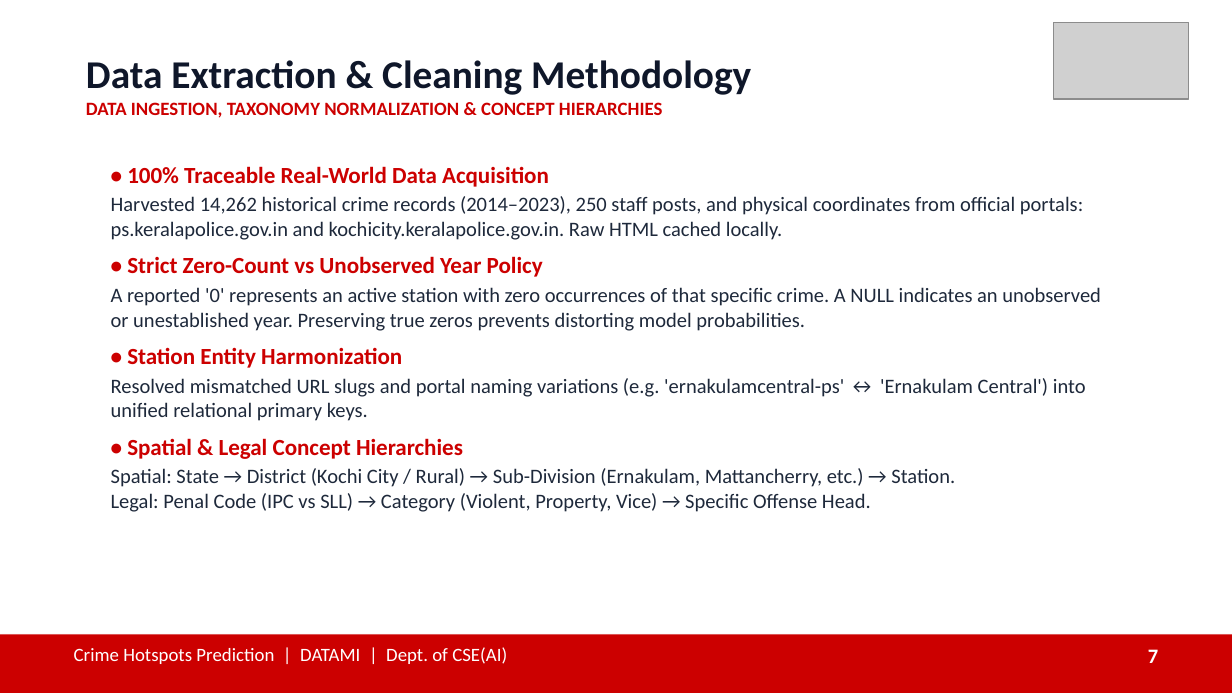
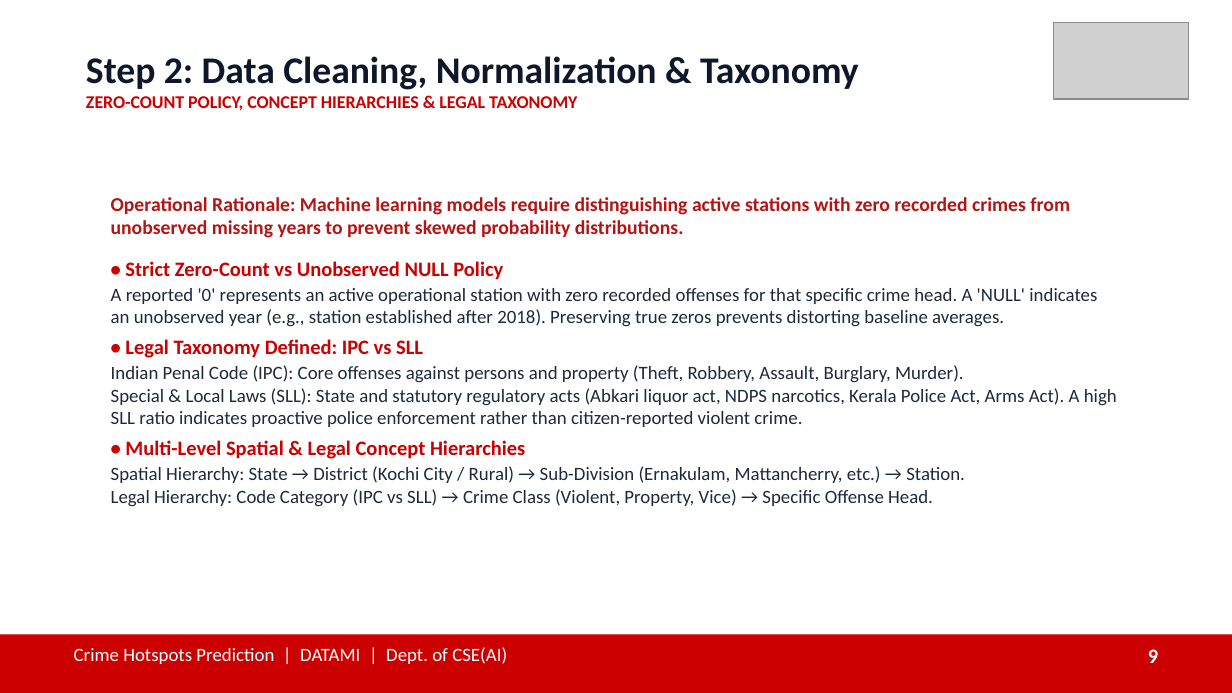
Before and after one commit to JVN321/DATAMI, a slide deck: slide 9 of presentation/Crime_Hotspots_Prediction_DATAMI.pptx (slide 7 before the commit). Drawn at 1232x693 pixels with LibreOffice and Linux fonts; fonts in the diff are those of the drawing; grey boxes stand for pictures. Boxes give left, top, right and bottom in pixels: in the first picture for what was removed or moved away, otherwise in the second. Text is boxed around its words. In the diff, an @@ line names an element or a change of style, - is before the commit and + after.

```diff
--- a/presentation/Crime_Hotspots_Prediction_DATAMI.pptx
+++ b/presentation/Crime_Hotspots_Prediction_DATAMI.pptx
@@ text at (86, 56, 859, 111): text changed; size 11 to 10.5 pt @@
-Data Extraction & Cleaning Methodology
-DATA INGESTION, TAXONOMY NORMALIZATION & CONCEPT HIERARCHIES
+Step 2: Data Cleaning, Normalization & Taxonomy
+ZERO-COUNT POLICY, CONCEPT HIERARCHIES & LEGAL TAXONOMY
@@ text at (111, 197, 1117, 507): text changed; size 12 to 11 pt @@
-• 100% Traceable Real-World Data Acquisition
-Harvested 14,262 historical crime records (2014–2023), 250 staff posts, and physical coordinates from official portals: ps.keralapolice.gov.in and kochicity.keralapolice.gov.in. Raw HTML cached locally.
-• Strict Zero-Count vs Unobserved Year Policy
-A reported '0' represents an active station with zero occurrences of that specific crime. A NULL indicates an unobserved or unestablished year. Preserving true zeros prevents distorting model probabilities.
-• Station Entity Harmonization
-Resolved mismatched URL slugs and portal naming variations (e.g. 'ernakulamcentral-ps' ↔ 'Ernakulam Central') into unified relational primary keys.
-• Spatial & Legal Concept Hierarchies
-Spatial: State → District (Kochi City / Rural) → Sub-Division (Ernakulam, Mattancherry, etc.) → Station.
-Legal: Penal Code (IPC vs SLL) → Category (Violent, Property, Vice) → Specific Offense Head.
+Operational Rationale: Machine learning models require distinguishing active stations with zero recorded crimes from unobserved missing years to prevent skewed probability distributions.
+• Strict Zero-Count vs Unobserved NULL Policy
+A reported '0' represents an active operational station with zero recorded offenses for that specific crime head. A 'NULL' indicates an unobserved year (e.g., station established after 2018). Preserving true zeros prevents distorting baseline averages.
+• Legal Taxonomy Defined: IPC vs SLL
+Indian Penal Code (IPC): Core offenses against persons and property (Theft, Robbery, Assault, Burglary, Murder).
+Special & Local Laws (SLL): State and statutory regulatory acts (Abkari liquor act, NDPS narcotics, Kerala Police Act, Arms Act). A high SLL ratio indicates proactive police enforcement rather than citizen-reported violent crime.
+• Multi-Level Spatial & Legal Concept Hierarchies
+Spatial Hierarchy: State → District (Kochi City / Rural) → Sub-Division (Ernakulam, Mattancherry, etc.) → Station.
+Legal Hierarchy: Code Category (IPC vs SLL) → Crime Class (Violent, Property, Vice) → Specific Offense Head.
@@ text at (1148, 649, 1158, 663): text changed @@
-7
+9
```
Also in this commit, not shown: 15 other slides changed, 4 slides added, 1 slide removed, 25 other files.
